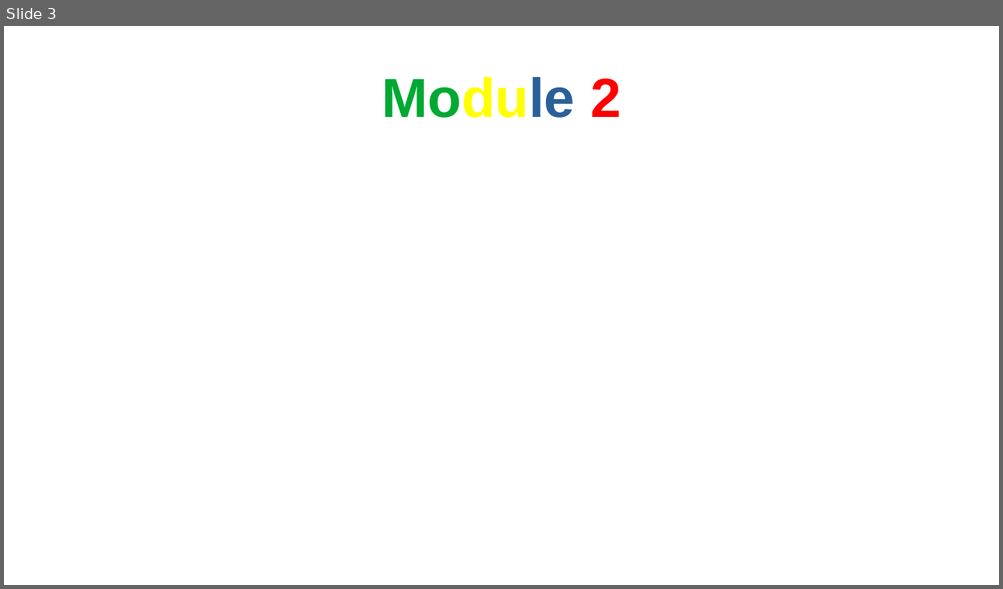
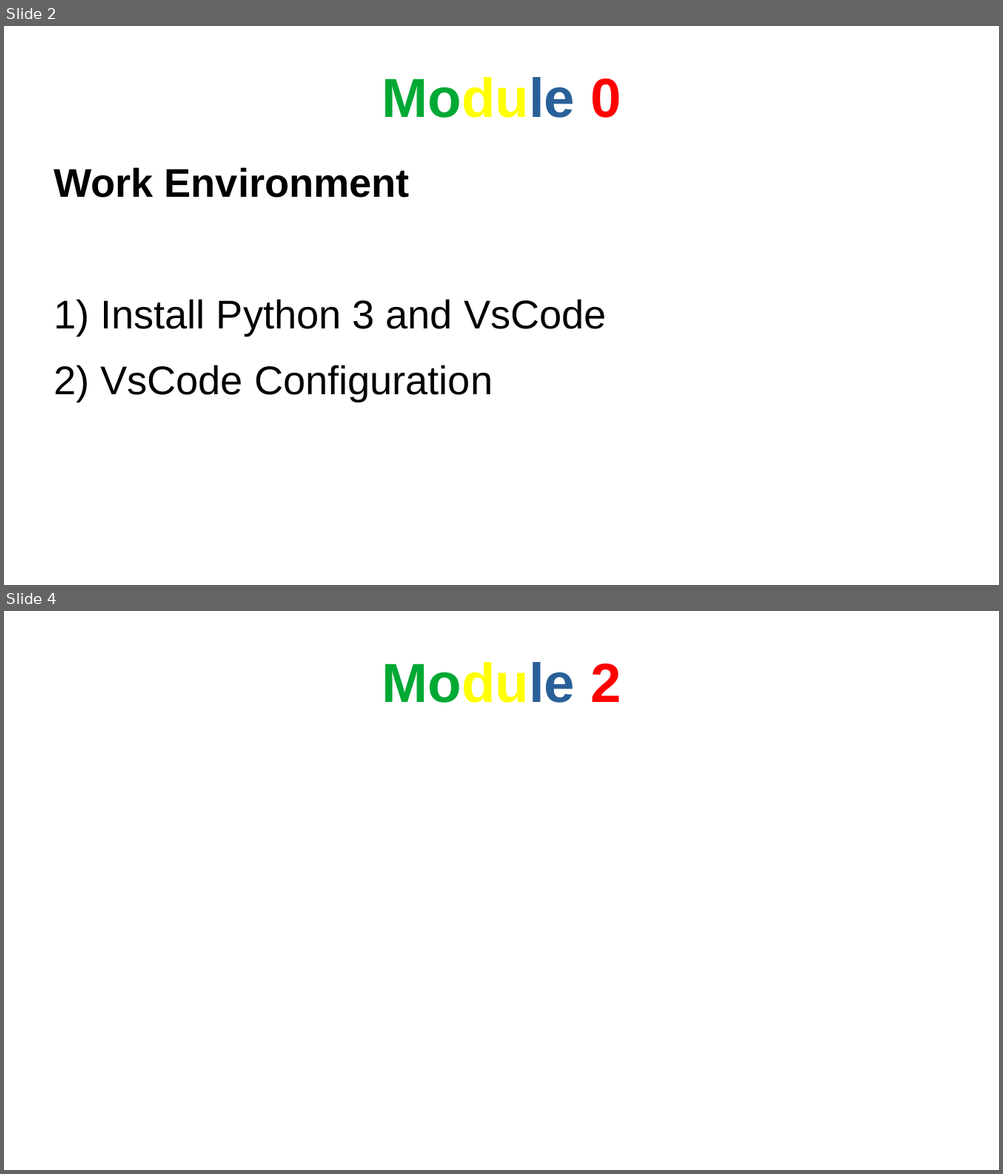
Before and after one commit to AndyDanian/chempyI, a slide deck: presentations/course_introduce.odp. Shown one above the other, each under a label of ours: slide 3 before the commit, slides 2 and 4 after it; the slides between them are not shown. The pictures are 1003x589 and 1003x1174 pixels, drawn with LibreOffice and Linux fonts; fonts in the diff are those of the drawing. Boxes give left, top, right and bottom in pixels: in the first picture for what was removed or moved away, otherwise in the second. Text is boxed around its words. In the diff, an @@ line names an element or a change of style, - is before the commit and + after.

Commit message:
frames for clase 2 of module 1

```diff
--- a/presentations/course_introduce.odp
+++ b/presentations/course_introduce.odp
@@ slide 2 added at (x1=4, y1=26, x2=999, y2=585), background #FFFFFF @@
@@ title added at (x1=381, y1=77, x2=620, y2=118), 44 pt, text #00A933, bold @@
+Module 0
@@ text added at (x1=54, y1=167, x2=606, y2=401), 32 pt, text #000000 @@
+Work Environment
+1) Install Python 3 and VsCode
+2) VsCode Configuration
@@ what was slide 3 is now slide 4 @@
```
Also in this commit, not shown: 2 slides changed, 3 other files.
